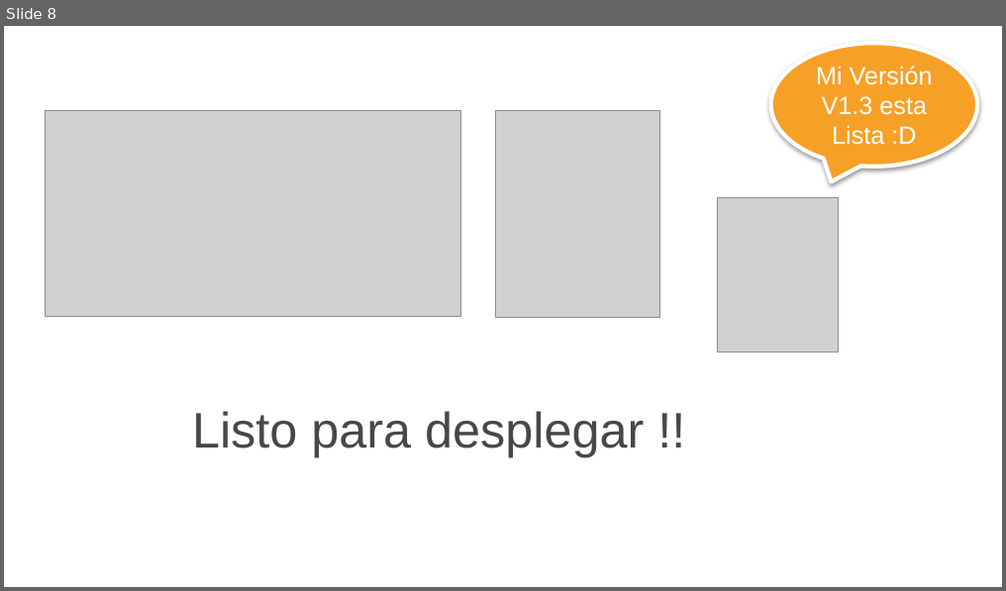
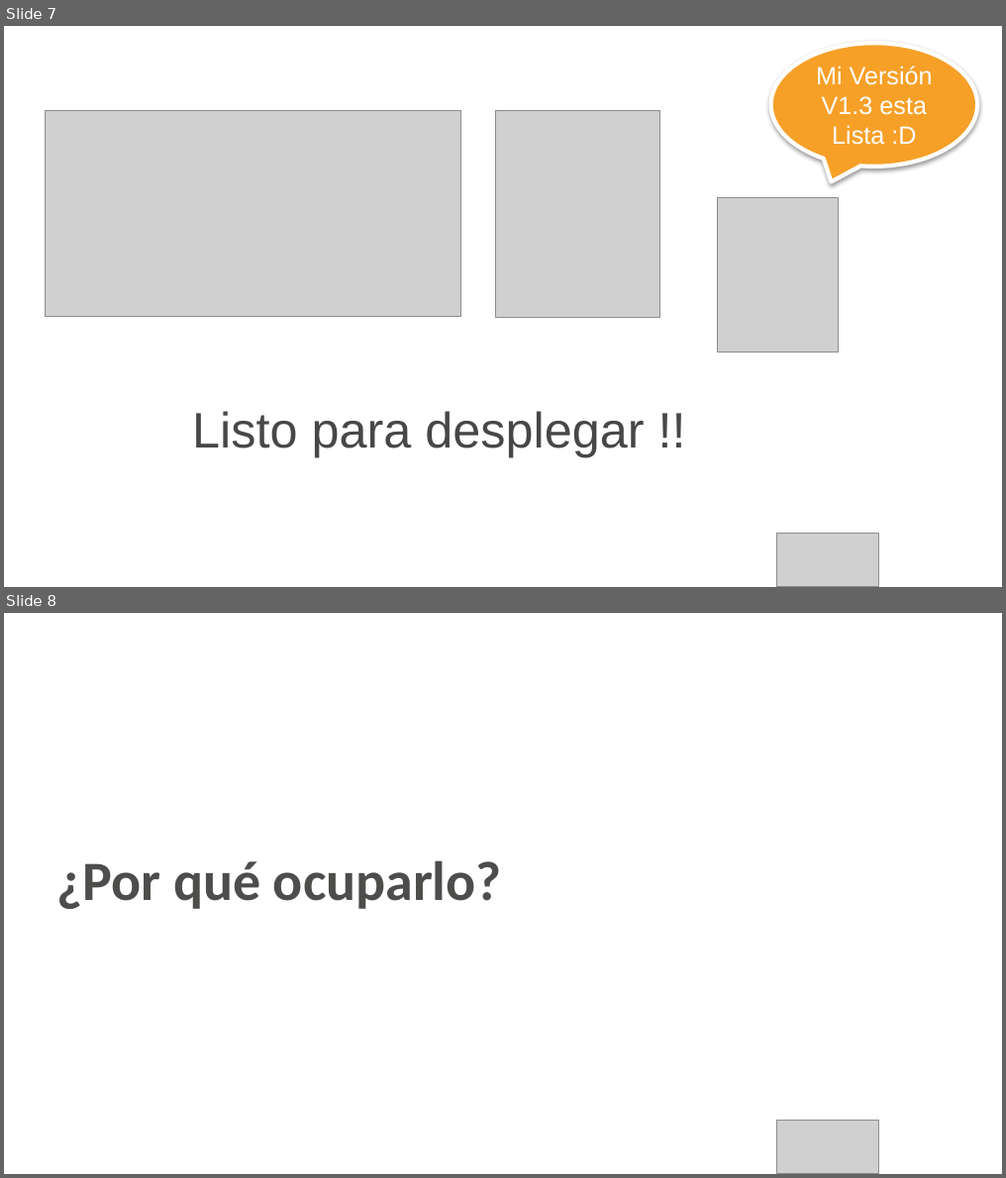
Before and after one commit to awsusergroupsantiago/demos, a slide deck: AWSUserGroup/22-06-2017/presentación/cloudformation.pptx. Shown one above the other, each under a label of ours: slide 8 before the commit, slides 7 and 8 after it. The pictures are 1006x591 and 1006x1178 pixels, drawn with LibreOffice and Linux fonts; fonts in the diff are those of the drawing; grey boxes stand for pictures; background and template pictures are left out. Boxes give left, top, right and bottom in pixels: in the first picture for what was removed or moved away, otherwise in the second. Text is boxed around its words. In the diff, an @@ line names an element or a change of style, - is before the commit and + after.

```diff
--- a/AWSUserGroup/22-06-2017/presentación/cloudformation.pptx
+++ b/AWSUserGroup/22-06-2017/presentación/cloudformation.pptx
@@ slide 8 added at <box>4,613,1002,1174</box>, background #FFFFFF @@
@@ title added at <box>57,861,502,909</box>, 40 pt, text #4D4D4C, bold @@
+¿Por qué ocuparlo?
@@ picture added at <box>777,1120,879,1173</box> @@
@@ what was slide 8 is now slide 7 @@
@@ slide 7 changed as well @@
@@ picture added at <box>777,533,879,586</box> @@
```
Also in this commit, not shown: 19 other slides changed, 3 other slides added, 7 slides removed.
